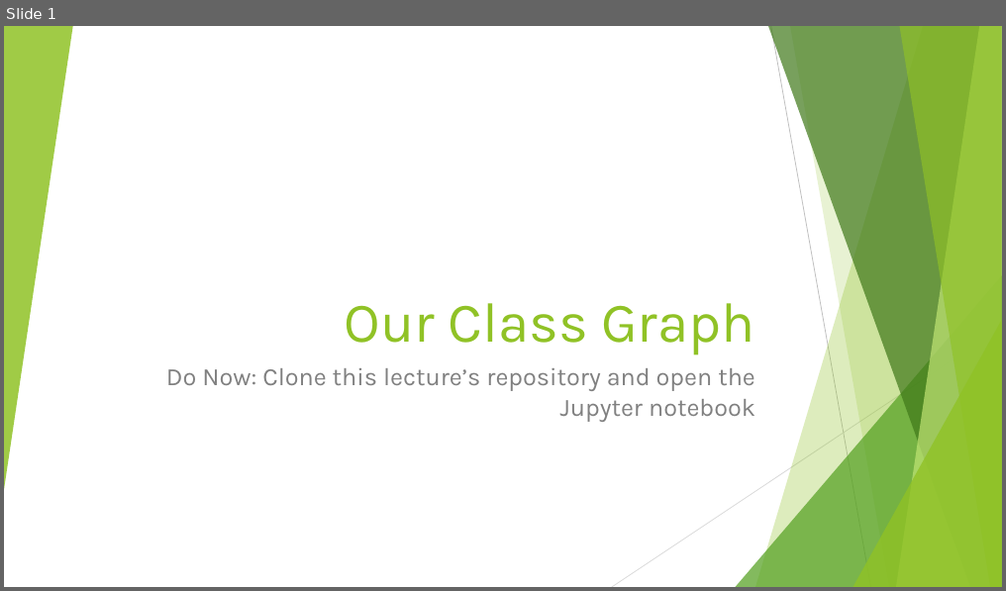
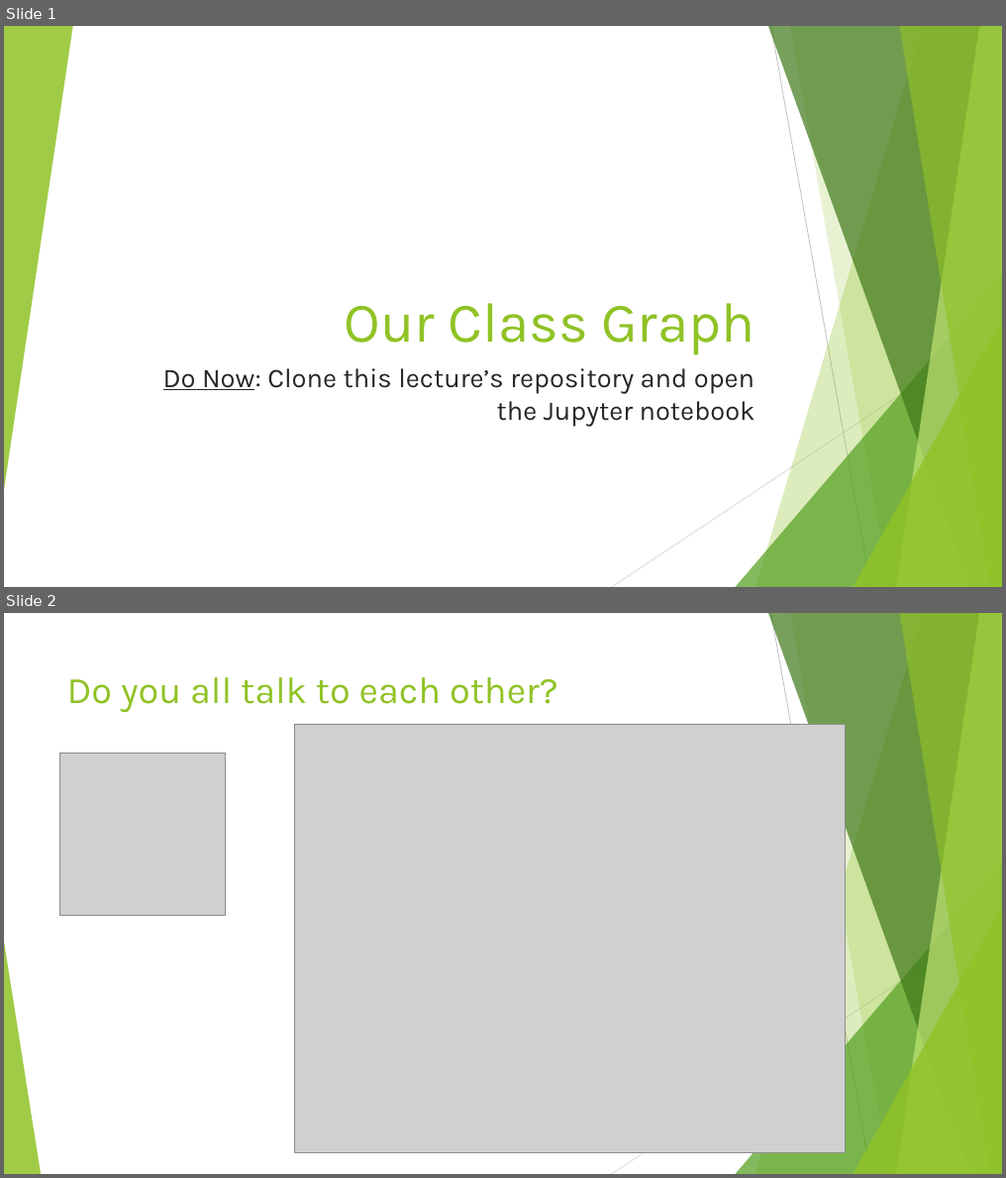
Before and after one commit to DavidBraslow/Our-Class-Graph, a slide deck: Our Class Graph Slides.pptx. Shown one above the other, each under a label of ours: slide 1 before the commit, slides 1 and 2 after it. The pictures are 1006x591 and 1006x1178 pixels, drawn with LibreOffice and Linux fonts; fonts in the diff are those of the drawing; grey boxes stand for pictures. Boxes give left, top, right and bottom in pixels: in the first picture for what was removed or moved away, otherwise in the second. Text is boxed around its words. In the diff, an @@ line names an element or a change of style, - is before the commit and + after.

```diff
--- a/Our Class Graph Slides.pptx
+++ b/Our Class Graph Slides.pptx
@@ slide 2 added at bbox=[4, 613, 1002, 1174], background #FFFFFF; not listed: 9 template elements that a slide beside it also shows @@
@@ title added at bbox=[67, 677, 558, 713], 36 pt, text #90C226 @@
+Do you all talk to each other?
@@ picture added at bbox=[294, 724, 846, 1153] @@
@@ picture added at bbox=[59, 753, 226, 915] @@
@@ triangle added at bbox=[4, 942, 41, 1174], fill #90C226 at 85% opacity @@
@@ slide 1 changed as well @@
@@ subtitle "Do Now: Clone this lecture’s ..." at bbox=[163, 369, 755, 427]: size 24 to 26 pt, text colour #808080 to #262626; underline on in "Do Now:" @@
```
Also in this commit, not shown: 7 other slides added, 2 other files.
